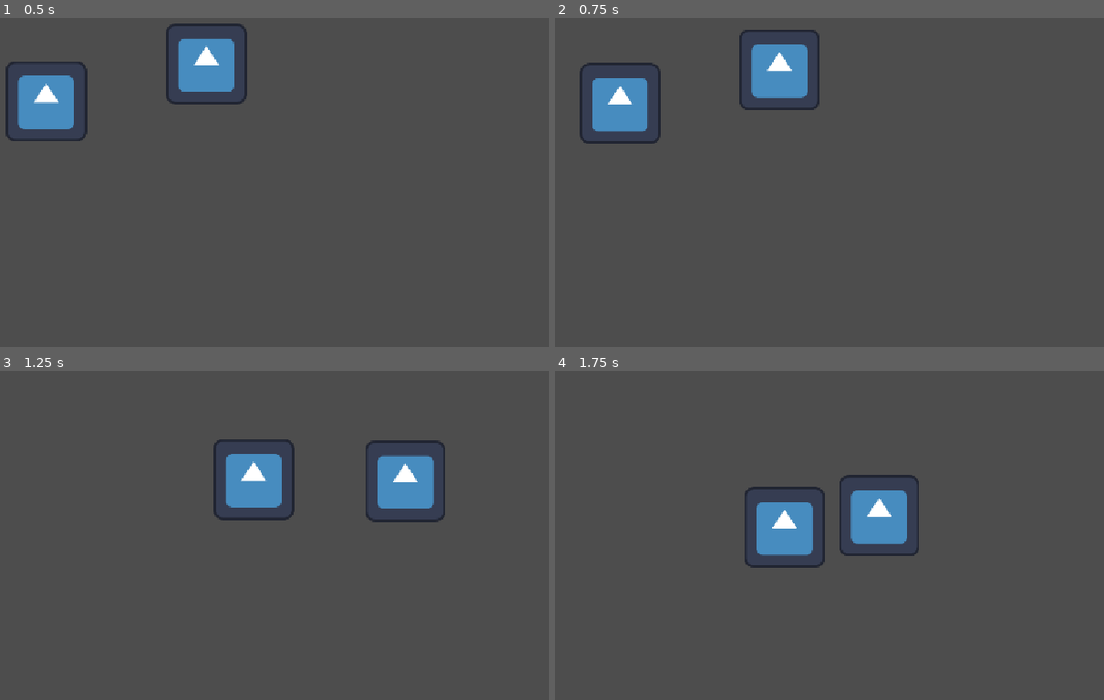
Above: before the commit, frames 1-4 (two rows, left to right).
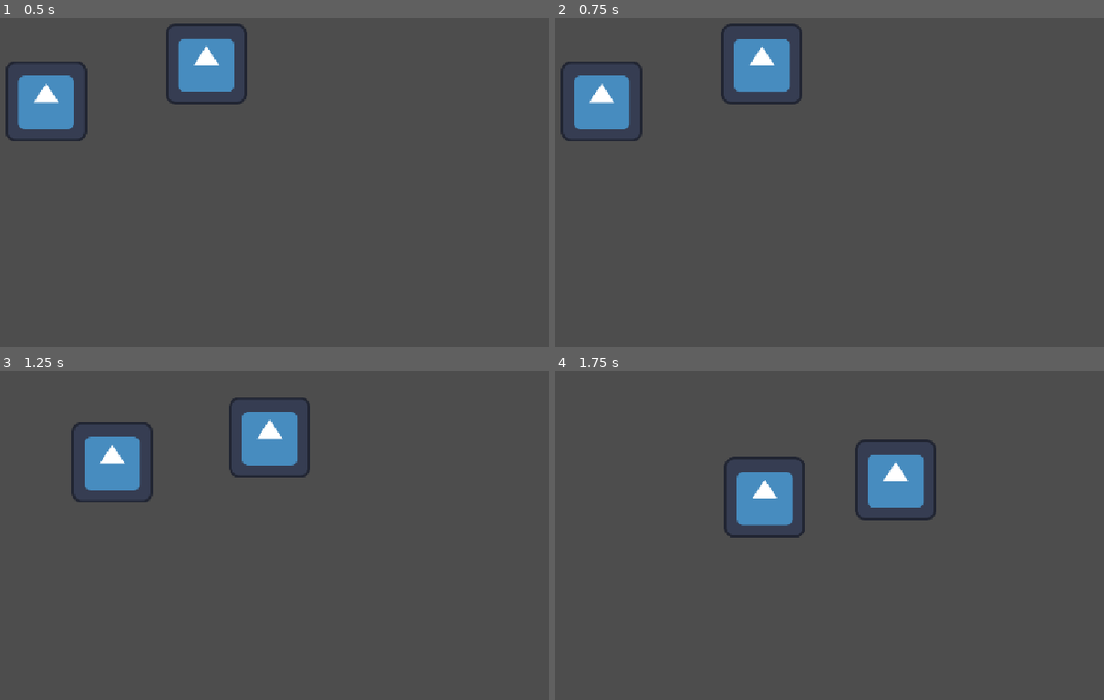
Above: after the commit, the same moments.

Repository: MrSirSquishy/Hive-Mind
Game: Godot game, scene res://Scenes/Worlds/world.tscn
Two runs of this game, one before a commit and one after it. Both use one fixed random seed, a clock stepped at 60 frames per second and the inputs below. The engine's default icon, where the game draws it, is replaced by a stand-in: a white triangle on a blue panel in a dark square.
Inputs (mouse positions are in pixels of both pictures, inside the frame that each line leads up to):
- Up to frame 1 (0.5 s): no input
- Up to frame 2 (0.75 s): tap Enter at 0.5 s; move the mouse to (1043, 152) at 0.52 s; click (1043, 152) at 0.67 s
- Up to frame 3 (1.25 s): no input
- Up to frame 4 (1.75 s): move the mouse to (736, 548) at 1.27 s; click (736, 548) at 1.42 s

Frame 1 is identical in both runs. In frame 2, 4.3% of the frame differs, in the area x 0-49%, y 1-39%; in frame 3, 7.7%, in the area x 12-82%, y 8-46%; in frame 4, 6.4%.

Commit message:
Physics
- Installed Rapier Physics Plugin
- applied basic physics to entities

Diff:
--- a/Scenes/Bees/bee.tscn
+++ b/Scenes/Bees/bee.tscn
@@ -3,17 +3,17 @@
 [ext_resource type="Script" uid="uid://d28kf51v0ojnb" path="res://Scripts/Entities/Bee.gd" id="1_7u0a5"]
 [ext_resource type="PackedScene" uid="uid://ck7e0oila0doj" path="res://Scenes/Bees/Sprites/basic_bee_sprite.tscn" id="2_201f0"]
 
-[sub_resource type="CircleShape2D" id="CircleShape2D_1fhm7"]
-radius = 66.068146
+[sub_resource type="CircleShape2D" id="CircleShape2D_ucr06"]
+radius = 73.061615
 
-[node name="Bee" type="Node2D" unique_id=963782406 node_paths=PackedStringArray("sprite_handler", "collider")]
+[node name="Bee" type="RigidBody2D" unique_id=769899236 node_paths=PackedStringArray("sprite_handler", "collider")]
+gravity_scale = 0.0
+linear_damp = 2.0
 script = ExtResource("1_7u0a5")
 sprite_handler = NodePath("Basic_Bee_Sprite")
-collider = NodePath("Collider")
+collider = NodePath("")
 
 [node name="Basic_Bee_Sprite" parent="." unique_id=379692132 instance=ExtResource("2_201f0")]
 
-[node name="Collider" type="Area2D" parent="." unique_id=731168673]
-
-[node name="CollisionShape2D" type="CollisionShape2D" parent="Collider" unique_id=2109921224]
-shape = SubResource("CircleShape2D_1fhm7")
+[node name="CollisionShape2D" type="CollisionShape2D" parent="." unique_id=1563849834]
+shape = SubResource("CircleShape2D_ucr06")
--- a/Scripts/Entities/Bee.gd
+++ b/Scripts/Entities/Bee.gd
@@ -20,7 +20,6 @@
 
 
 func _physics_process(dt : float) -> void:
-	super._physics_process(dt)
 
 	if state == states.IDLE:
 		if (position - target_position).length() > target_margin:
@@ -28,7 +27,8 @@
 
 	elif state == states.MOVING:
 		var dif = position - target_position
-		position += -dif.normalized() * speed
+		#velocity += -dif.normalized() * speed
+		apply_force(-dif.normalized() * speed)
 
 		if dif.length() < target_margin:
 			state = states.IDLE
--- a/Scripts/Entities/Entity.gd
+++ b/Scripts/Entities/Entity.gd
@@ -1,24 +1,24 @@
-@abstract class_name Entity extends Node2D
+@abstract class_name Entity extends RigidBody2D
 #Made as parent for Bee and Enemy classes
 
-#For soft collisions
-@export var mass : float = 1.0;
+#How strong the repel force is between colliding objects
+@export var repelForce : float = 10
+#The area2D to use as the collider
 @export var collider : Area2D
 
+#damping. Higher values slow it down faster, 0 is frictonless
+@export var damping : float = 0.1
+#movement speed
+@export var speed : float = 1000.0
+
 @onready var colliding_areas : Array[Area2D]
+@onready var velocity : Vector2 = Vector2(0, 0)
 
-#movement speed
-@export var speed : float = 10.0
+
 
 
 @abstract func _ready() -> void
 
 @abstract func _process(dt: float) -> void
 
-func _physics_process(dt: float) -> void:
-	var overlapping_areas : Array[Area2D] = collider.get_overlapping_areas()
-	for area in overlapping_areas:
-		soft_collision(area, dt)
-
-func soft_collision(colliding_area : Area2D, dt : float) -> void:
-	pass
+@abstract func _physics_process(dt: float) -> void
--- a/project.godot
+++ b/project.godot
@@ -32,6 +32,7 @@
 
 [physics]
 
+2d/physics_engine="Rapier2D"
 3d/physics_engine="Jolt Physics"
 
 [rendering]
Not shown, added: addons/godot-rapier2d/Radial2D.svg
Not shown, added: addons/godot-rapier2d/Radial2D.svg.import
Not shown, added: addons/godot-rapier2d/THIRDPARTY.txt
Not shown, added: addons/godot-rapier2d/circle_mesh.tres
Not shown, added: addons/godot-rapier2d/custom_nodes/rapier_animatable_body_2d.gd
Not shown, added: addons/godot-rapier2d/custom_nodes/rapier_animatable_body_2d.gd.uid
Not shown, added: addons/godot-rapier2d/custom_nodes/rapier_area_2d.gd
Not shown, added: addons/godot-rapier2d/custom_nodes/rapier_area_2d.gd.uid
Not shown, added: addons/godot-rapier2d/custom_nodes/rapier_character_body_2d.gd
Not shown, added: addons/godot-rapier2d/custom_nodes/rapier_character_body_2d.gd.uid
Not shown, added: addons/godot-rapier2d/custom_nodes/rapier_damped_spring_joint_2d.gd
Not shown, added: addons/godot-rapier2d/custom_nodes/rapier_damped_spring_joint_2d.gd.uid
(and 52 more such lines)
